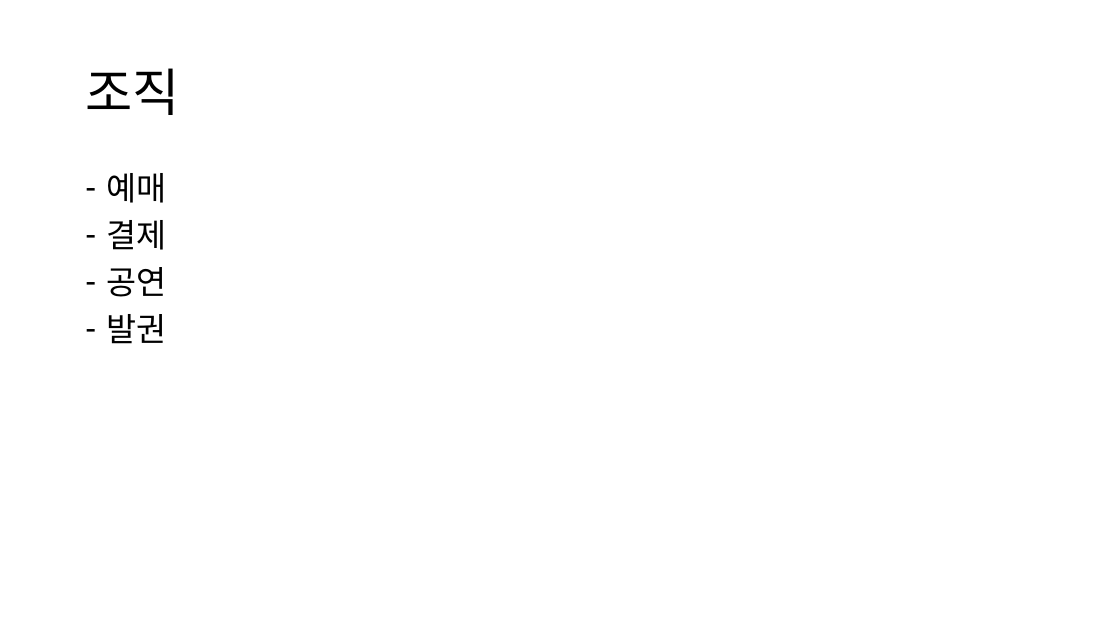
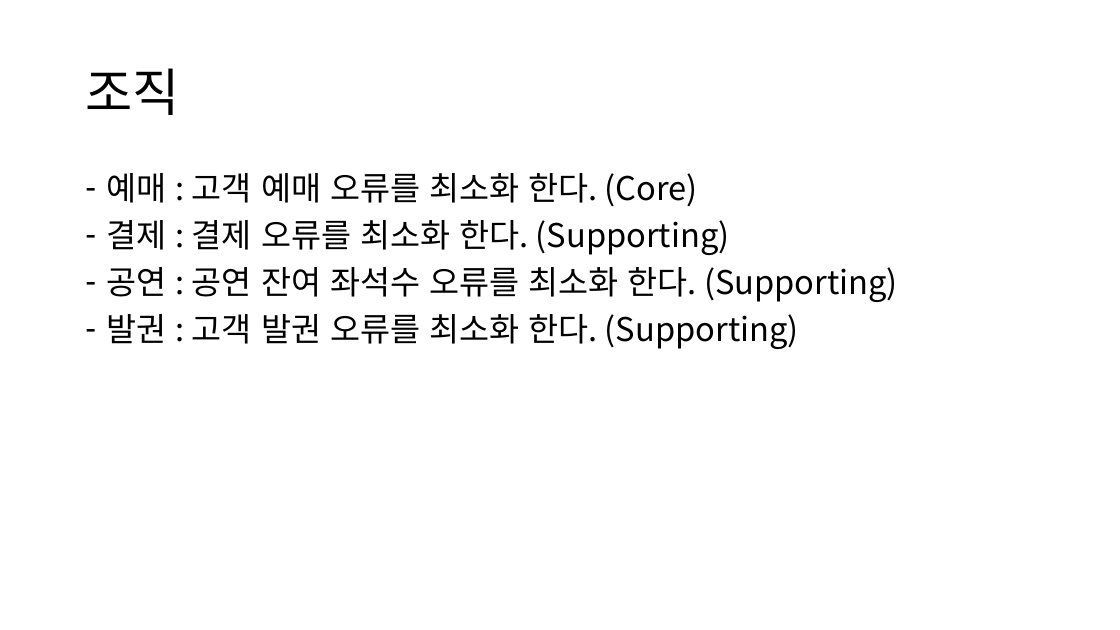
Before and after one commit to rudal13/teamBooking, a slide deck: slide 2 of 실무테스트 sheet.pptx. Drawn at 1120x630 pixels with LibreOffice and Linux fonts; fonts in the diff are those of the drawing. Boxes give left, top, right and bottom in pixels: in the first picture for what was removed or moved away, otherwise in the second. Text is boxed around its words. In the diff, an @@ line names an element or a change of style, - is before the commit and + after.

```diff
--- a/실무테스트 sheet.pptx
+++ b/실무테스트 sheet.pptx
@@ text at [106,173,898,349]: text changed @@
-– 예매
-– 결제
-– 공연
-– 발권
+– 예매 : 고객 예매 오류를 최소화 한다. (Core)
+– 결제 : 결제 오류를 최소화 한다. (Supporting)
+– 공연 : 공연 잔여 좌석수 오류를 최소화 한다. (Supporting)
+– 발권 : 고객 발권 오류를 최소화 한다. (Supporting)
```
Also in this commit, not shown: 6 other slides changed, 7 slides added, 16 slides removed.
